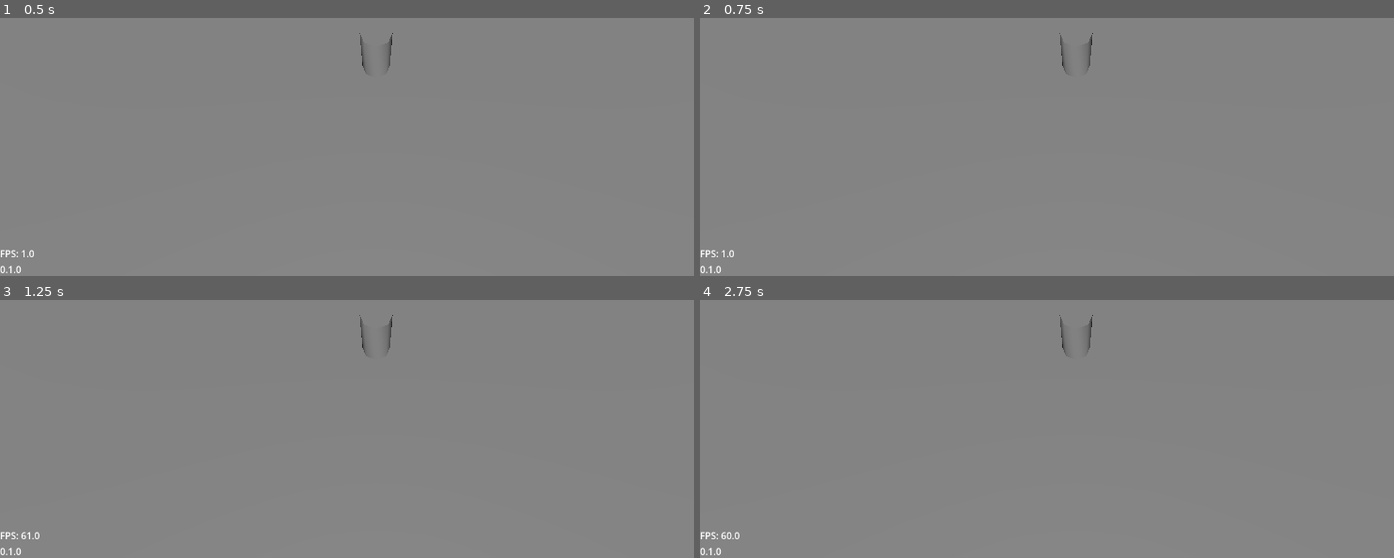
Above: before the commit, frames 1-4 (two rows, left to right).
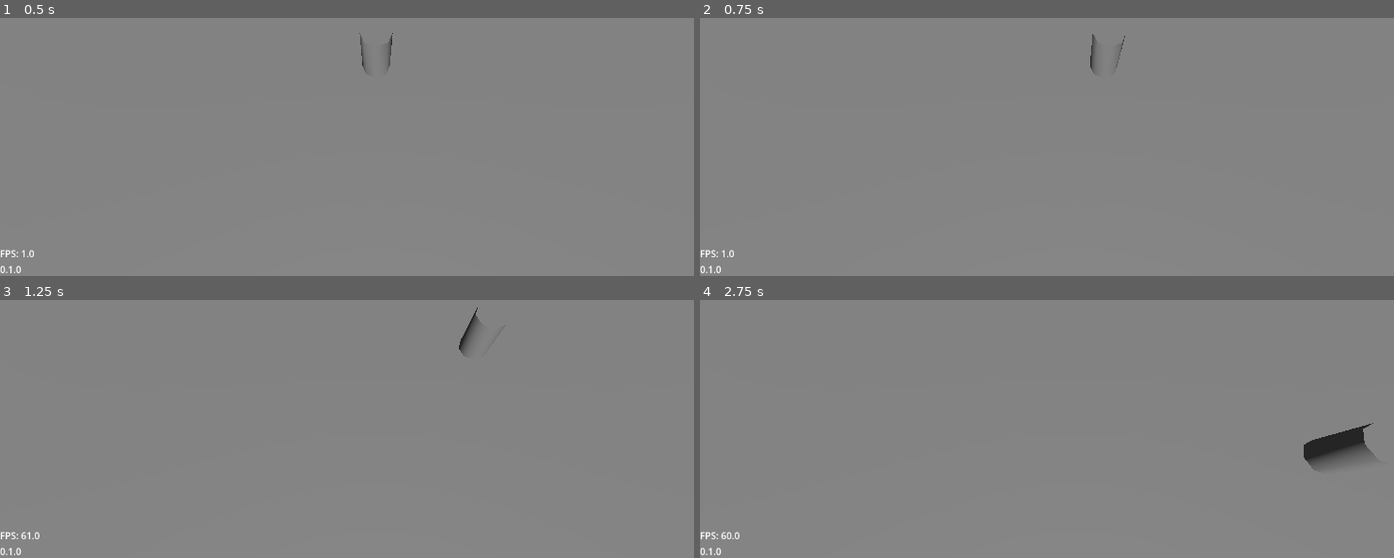
Above: after the commit, the same moments.

Repository: Grey-B/toy-defenders
Game: Godot game, scene res://src/core/main_game/main_game.tscn
Two runs of this game, one before a commit and one after it. Both use one fixed random seed, a clock stepped at 60 frames per second and the inputs below.
Inputs:
- Up to frame 1 (0.5 s): no input
- Up to frame 2 (0.75 s): tap Enter at 0.5 s; hold D (move_right) from 0.53 s (still down); tap I at 0.6 s
- Up to frame 3 (1.25 s): keep holding D (move_right)
- Up to frame 4 (2.75 s): release D (move_right) at 1.28 s; hold S (move_down) 1.28-2.03 s; tap I at 1.35, 2.1 s; hold D (move_right) from 2.03 s (still down)

Frame 1 is identical in both runs. In frame 2, 0.2% of the frame differs, in the area x 51-62%, y 5-22%; in frame 3, 0.3%; in frame 4, 1.1%, in the area x 51-98%, y 5-66%.

Commit message:
Feat/movement (#2)
* Added movement. Player currently slides instead of stopping

* Removed acceleration from movement and added set_state function

Diff:
--- a/src/gameplay/player/player.gd
+++ b/src/gameplay/player/player.gd
@@ -1,2 +1,38 @@
 class_name Player
 extends CharacterBody3D
+
+enum States { IDLE, MOVE }
+
+@export var speed: float
+
+var active_state: States = States.IDLE
+
+
+func _physics_process(_delta: float) -> void:
+	var input_dir := Input.get_vector(
+		"move_left",
+		"move_right",
+		"move_up",
+		"move_down",
+	)
+	var direction := (
+			transform.basis * Vector3(input_dir.x, 0, input_dir.y)
+	).normalized()
+
+	if input_dir:
+		set_state(States.MOVE)
+	else:
+		set_state(States.IDLE)
+
+	if active_state == States.MOVE:
+		velocity.x = direction.x * speed
+		velocity.z = direction.z * speed
+	elif active_state == States.IDLE:
+		velocity.x = move_toward(velocity.x, 0, speed)
+		velocity.z = move_toward(velocity.z, 0, speed)
+
+	move_and_slide()
+
+
+func set_state(new_state: States) -> void:
+	active_state = new_state
--- a/src/gameplay/player/player.tscn
+++ b/src/gameplay/player/player.tscn
@@ -6,6 +6,7 @@
 
 [node name="Player" type="CharacterBody3D" unique_id=1566504034]
 script = ExtResource("1_kh5p4")
+speed = 5.0
 
 [node name="CollisionShape3D" type="CollisionShape3D" parent="." unique_id=210629025]
 transform = Transform3D(1, 0, 0, 0, 1, 0, 0, 0, 1, 0, 1, 0)
